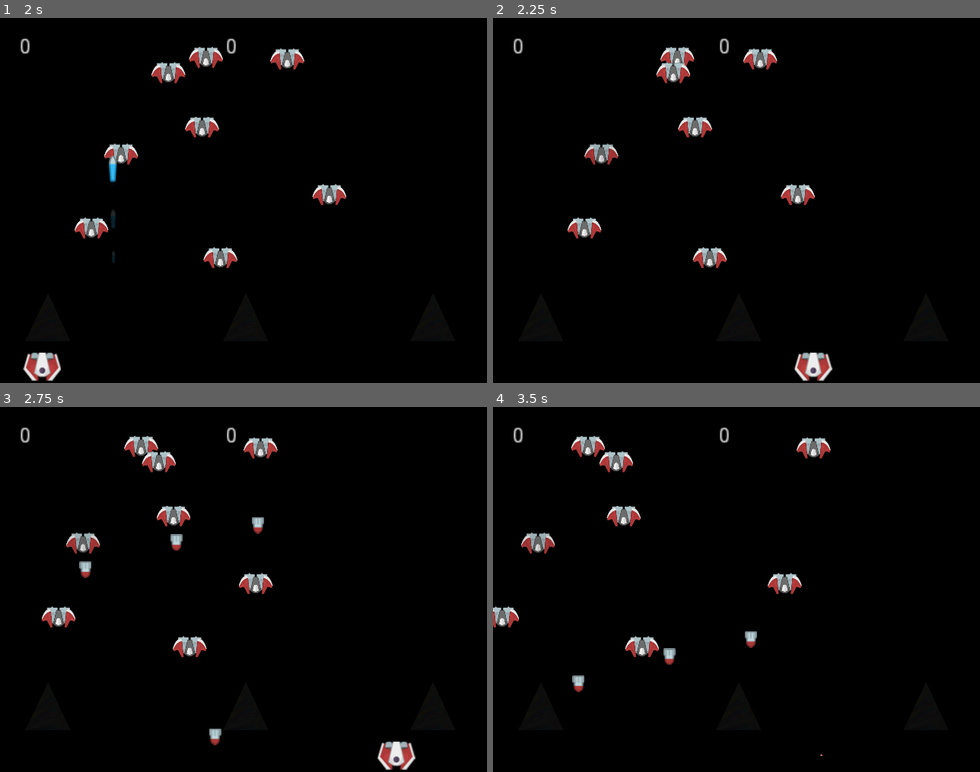
Above: before the commit, frames 1-4 (two rows, left to right).
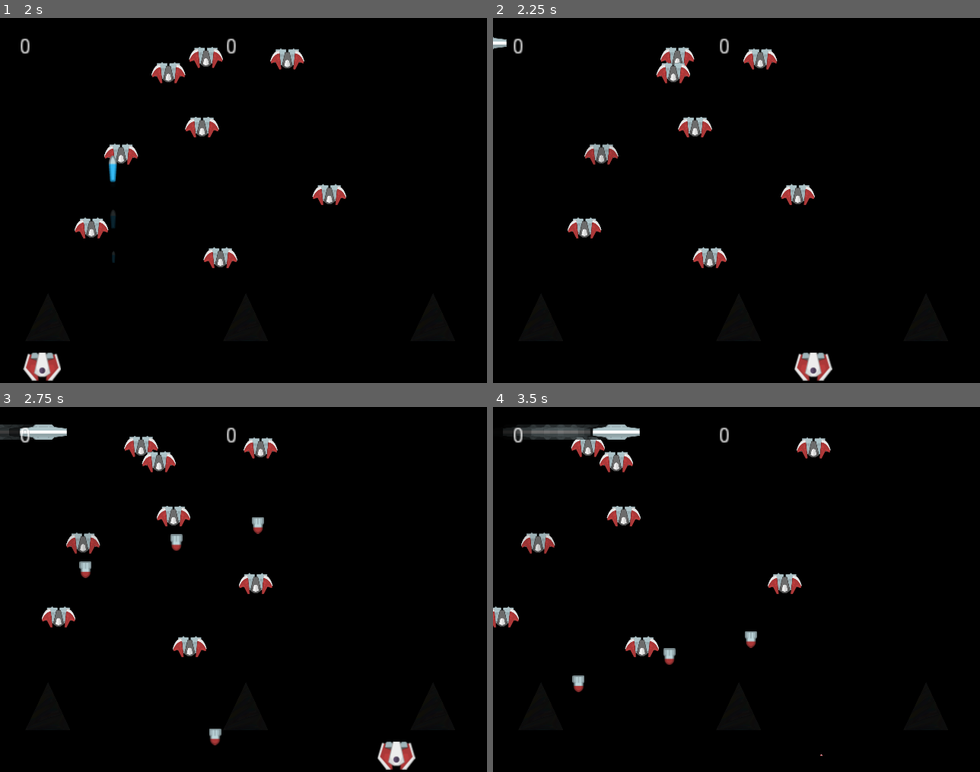
Above: after the commit, the same moments.

Repository: danboid/VGAces
Game: Godot game, scene res://Main.tscn
Two runs of this game, one before a commit and one after it. Both use one fixed random seed, a clock stepped at 60 frames per second and the inputs below.
Inputs (mouse positions are in pixels of both pictures, inside the frame that each line leads up to):
- Up to frame 1 (2 s): move the mouse to (350, 182) at 0.52 s; hold Right (ui_right) 0.53-1.28 s; hold Ctrl (fire_nuke) 0.53-1.28 s; click (350, 182) at 0.67 s; tap Space (ui_select) at 0.77, 1.52 s; move the mouse to (146, 218) at 1.27 s; hold Left (ui_left) from 1.28 s (still down); tap Ctrl (fire_nuke) at 1.35 s
- Up to frame 2 (2.25 s): move the mouse to (785, 120) at 2.02 s; release Left (ui_left) at 2.03 s; hold Right (ui_right) from 2.03 s (still down); hold Ctrl (fire_nuke) from 2.03 s (still down)
- Up to frame 3 (2.75 s): keep holding Right (ui_right); keep holding Ctrl (fire_nuke)
- Up to frame 4 (3.5 s): keep holding Right (ui_right); move the mouse to (712, 662) at 2.77 s; release Ctrl (fire_nuke) at 2.78 s; tap Ctrl (fire_nuke) at 2.85 s; click (712, 662) at 2.92 s; tap Space (ui_select) at 3.02 s

Frame 1 is identical in both runs. In frame 2, less than 0.1% of the frame differs, in the area x 0-3%, y 5-9%; in frame 3, 0.5%; in frame 4, 1.0%, in the area x 2-31%, y 4-9%.

Commit message:
Add Nukeblast.gd

Diff:
--- a/Main.gd
+++ b/Main.gd
@@ -10,6 +10,7 @@
 onready var ovni = preload("res://Ovni.tscn")
 onready var widehorn = preload("res://Widehorn.tscn")
 onready var nukefire = preload("res://Nukefire.tscn")
+onready var nukeblast = preload("res://Nukeblast.tscn")
 
 var velocity = Vector2()
 var spacepressed = false
@@ -32,7 +33,7 @@
 	ovnitimer = Timer.new()
 	ovnitimer.set_name("ovnitimer")
 	ovnitimer.set_one_shot(true)
-	ovnitimer.set_wait_time(20)
+	ovnitimer.set_wait_time(2)
 	ovnitimer.connect("timeout", self, "spawn_ovni")
 	add_child(ovnitimer)
 	ovnitimer.start()
@@ -149,5 +150,12 @@
 	add_child(n)
 	n.set_position(nukepos)
 	n.set_name("nuke")
+	n.connect("gonuke", self, "nukeblast")
 	havenuke = false
 	$HUD/nuke.hide()
+
+func nukeblast():
+	var nb = nukeblast.instance()
+	add_child(nb)
+	nb.set_position(nukedest)
+	nb.set_name("Blast")
--- /dev/null
+++ b/Nukeblast.gd
@@ -0,0 +1,19 @@
+extends Area2D
+
+onready var blast = get_node("Blast")
+onready var sprite = get_node("Sprite")
+onready var contract = get_node("Contract")
+
+var blastsize = 0
+
+func _ready():
+	blastsize = rand_range(1.0, 2.5)
+	blast.interpolate_property(sprite, "scale", Vector2(0, 0), Vector2(blastsize, blastsize), 2.0, Tween.TRANS_QUAD, Tween.EASE_OUT)
+	blast.start()
+
+func _on_Blast_tween_completed(object, key):
+	contract.interpolate_property(sprite, "scale", Vector2(blastsize, blastsize), Vector2(0, 0), 2.0, Tween.TRANS_QUAD, Tween.EASE_OUT)
+	contract.start()
+
+func _on_Contract_tween_completed(object, key):
+	queue_free()
--- a/Nukeblast.tscn
+++ b/Nukeblast.tscn
@@ -1,29 +1,57 @@
-[gd_scene load_steps=3 format=2]
+[gd_scene load_steps=4 format=2]
 
-[ext_resource path="res://img/circle.png" type="Texture" id=1]
+[ext_resource path="res://Nukeblast.gd" type="Script" id=1]
+[ext_resource path="res://img/circle.png" type="Texture" id=2]
 
 [sub_resource type="CircleShape2D" id=1]
 
 custom_solver_bias = 0.0
 radius = 112.188
 
-[node name="Nukeblast" type="Area2D" index="0"]
+[node name="Nukeblast" type="Area2D"]
 
 input_pickable = true
 gravity_vec = Vector2( 0, 1 )
 gravity = 98.0
 linear_damp = 0.1
 angular_damp = 1.0
+collision_mask = 1024
 audio_bus_override = false
 audio_bus_name = "Master"
+script = ExtResource( 1 )
+_sections_unfolded = [ "Collision" ]
 __meta__ = {
 "_edit_group_": true
 }
 
 [node name="Sprite" type="Sprite" parent="." index="0"]
 
-texture = ExtResource( 1 )
+modulate = Color( 1, 1, 1, 0.375686 )
+texture = ExtResource( 2 )
+_sections_unfolded = [ "Material", "Visibility" ]
 
 [node name="CollisionShape2D" type="CollisionShape2D" parent="." index="1"]
 
 shape = SubResource( 1 )
+
+[node name="Blast" type="Tween" parent="." index="2"]
+
+repeat = false
+playback_process_mode = 1
+playback_speed = 1.0
+playback/active = false
+playback/repeat = false
+playback/speed = 1.0
+
+[node name="Contract" type="Tween" parent="." index="3"]
+
+repeat = false
+playback_process_mode = 1
+playback_speed = 1.0
+playback/active = false
+playback/repeat = false
+playback/speed = 1.0
+
+[connection signal="tween_completed" from="Blast" to="." method="_on_Blast_tween_completed"]
+
+[connection signal="tween_completed" from="Contract" to="." method="_on_Contract_tween_completed"]
--- a/Nukefire.gd
+++ b/Nukefire.gd
@@ -1,4 +1,6 @@
 extends Sprite
+
+signal gonuke
 
 func _process(delta):
 	var nukepos = get_position()
@@ -6,4 +8,5 @@
 		nukepos.y = nukepos.y -200 * delta
 		set_position(nukepos)
 	else:
+		emit_signal("gonuke")
 		queue_free()
--- a/Velon.gd
+++ b/Velon.gd
@@ -67,17 +67,23 @@
 
 func _on_Velon_area_entered(area):
 	alph -= .1
-	if alph > .2:
+	if (area.get_name() == "Blast"):
+		print("Blast")
+		die()
+	elif alph > .2:
 		$Sprite.set("modulate",Color(1, 1, 1, alph))
 	else:
-		get_node("/root/Main").score += 1
-		emit_signal("scoreup")
-		get_node("/root/Main/Explosion").play()
-		get_node("/root/Main").veloncount -= 1
-		$CollisionShape2D.disabled = true
-		death.interpolate_property(sprite, "rotation_degrees", 0, 720, 1.0, Tween.TRANS_QUAD, Tween.EASE_OUT)
-		death.interpolate_property(sprite, "scale", Vector2(0.33, 0.33), Vector2(0, 0), 1.0, Tween.TRANS_QUAD, Tween.EASE_OUT)
-		death.start()
+		die()
 
 func _on_Death_tween_completed(object, key):
 	queue_free()
+
+func die():
+	get_node("/root/Main").score += 1
+	emit_signal("scoreup")
+	get_node("/root/Main/Explosion").play()
+	get_node("/root/Main").veloncount -= 1
+	$CollisionShape2D.disabled = true
+	death.interpolate_property(sprite, "rotation_degrees", 0, 720, 1.0, Tween.TRANS_QUAD, Tween.EASE_OUT)
+	death.interpolate_property(sprite, "scale", Vector2(0.33, 0.33), Vector2(0, 0), 1.0, Tween.TRANS_QUAD, Tween.EASE_OUT)
+	death.start()
